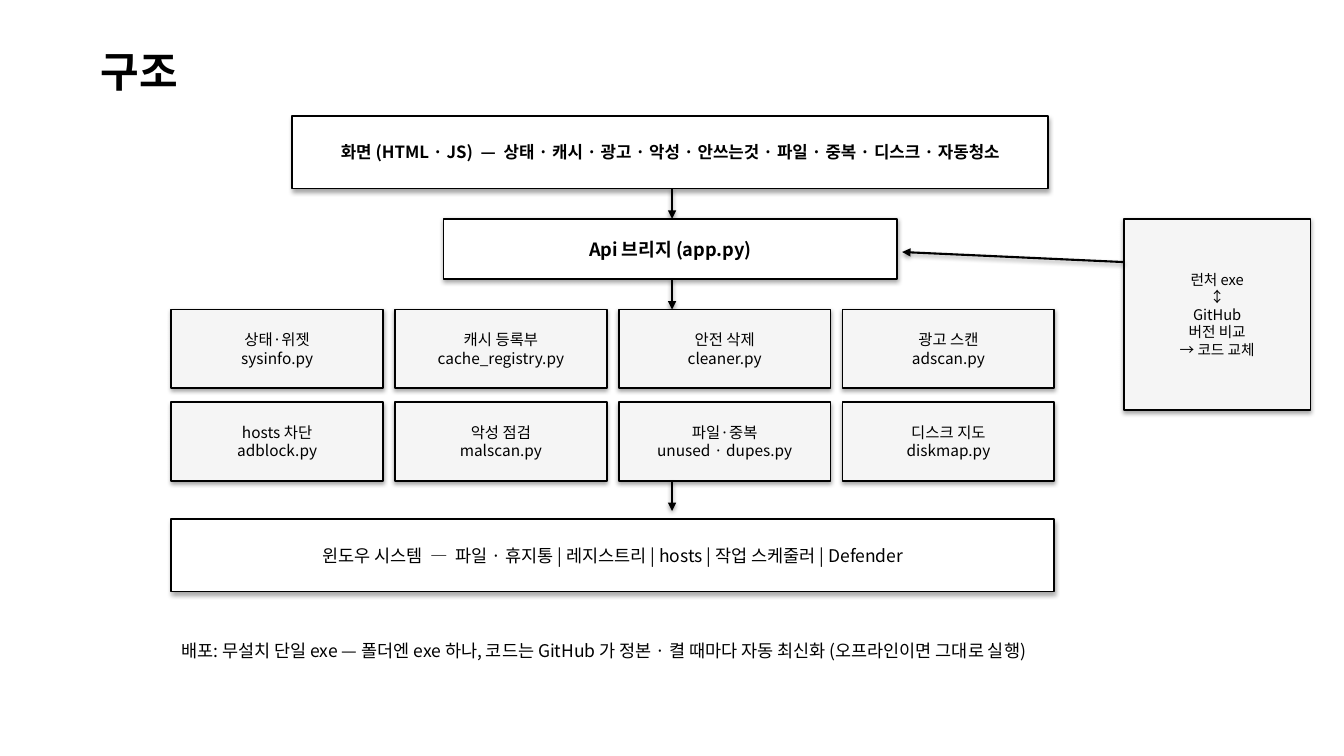
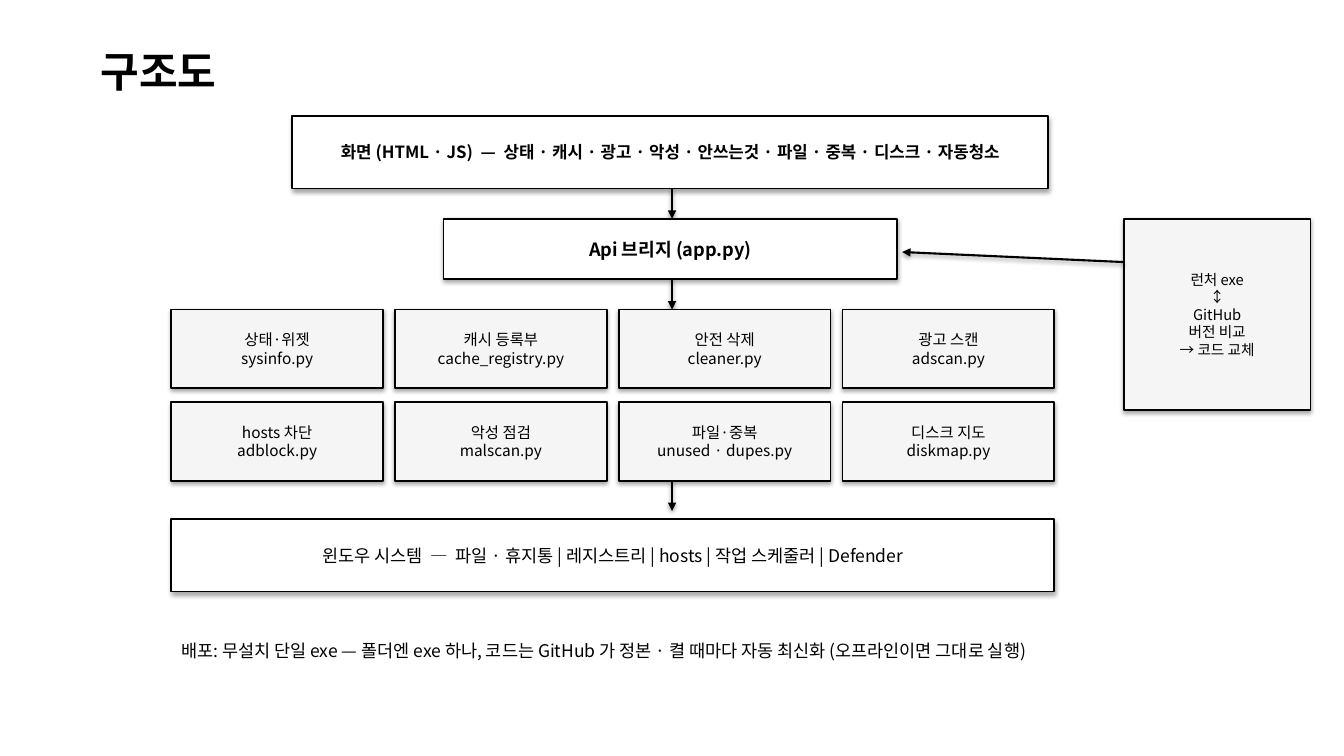
Before and after one commit to chainedcreeper/malkkeumi, a slide deck: slide 3 of 말끔이_발표.pptx (slide 4 before the commit). Drawn at 1344x756 pixels with LibreOffice and Linux fonts; fonts in the diff are those of the drawing. Boxes give left, top, right and bottom in pixels: in the first picture for what was removed or moved away, otherwise in the second. Text is boxed around its words. In the diff, an @@ line names an element or a change of style, - is before the commit and + after.

```diff
--- a/말끔이_발표.pptx
+++ b/말끔이_발표.pptx
@@ text at bbox=[101, 54, 217, 91]: text changed @@
-구조
+구조도
```
Also in this commit, not shown: 1 other slide changed.
